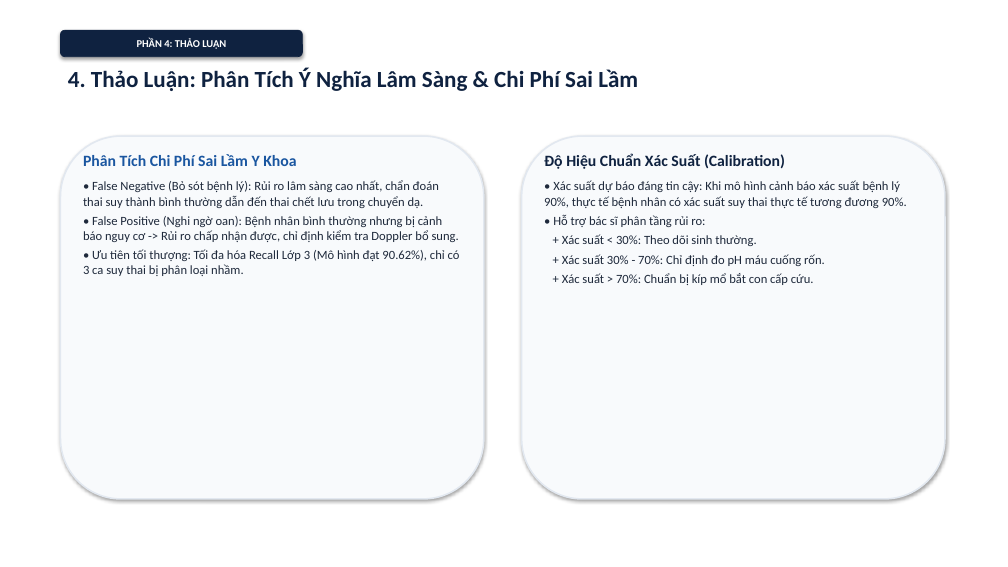
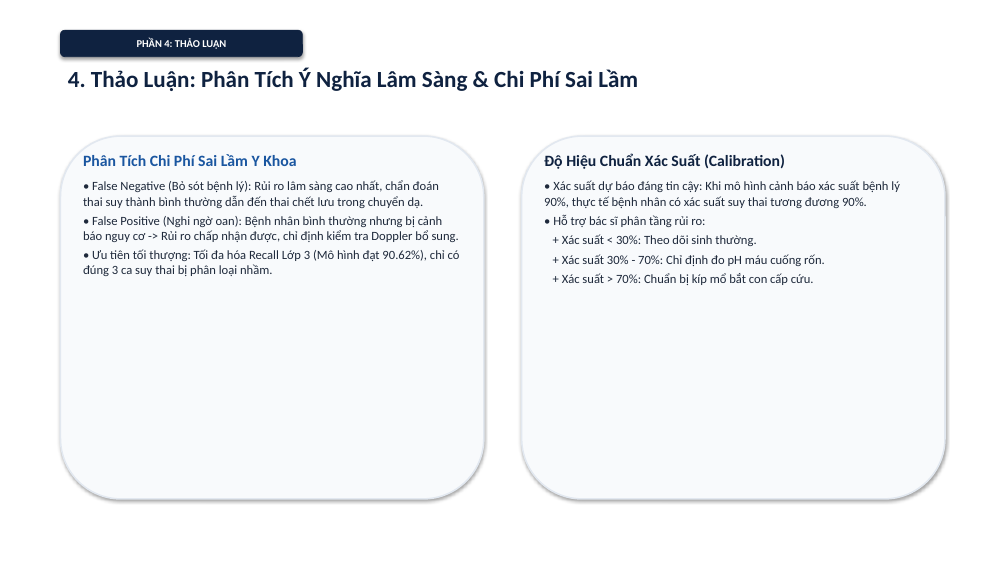
Before and after one commit to Escanor292/caimo, a slide deck: slide 13 of DT69_123000609_SlideThuyetTrinh.pptx. Drawn at 1008x567 pixels with LibreOffice and Linux fonts; fonts in the diff are those of the drawing. Boxes give left, top, right and bottom in pixels: in the first picture for what was removed or moved away, otherwise in the second. Text is boxed around its words. In the diff, an @@ line names an element or a change of style, - is before the commit and + after.

```diff
--- a/DT69_123000609_SlideThuyetTrinh.pptx
+++ b/DT69_123000609_SlideThuyetTrinh.pptx
@@ text at box(544, 180, 900, 208): text changed @@
-• Xác suất dự báo đáng tin cậy: Khi mô hình cảnh báo xác suất bệnh lý 90%, thực tế bệnh nhân có xác suất suy thai thực tế tương đương 90%.
+• Xác suất dự báo đáng tin cậy: Khi mô hình cảnh báo xác suất bệnh lý 90%, thực tế bệnh nhân có xác suất suy thai tương đương 90%.
@@ text at box(83, 249, 460, 276): text changed @@
-• Ưu tiên tối thượng: Tối đa hóa Recall Lớp 3 (Mô hình đạt 90.62%), chỉ có 3 ca suy thai bị phân loại nhầm.
+• Ưu tiên tối thượng: Tối đa hóa Recall Lớp 3 (Mô hình đạt 90.62%), chỉ có đúng 3 ca suy thai bị phân loại nhầm.
```
Also in this commit, not shown: 13 other slides changed, 15 other files.
